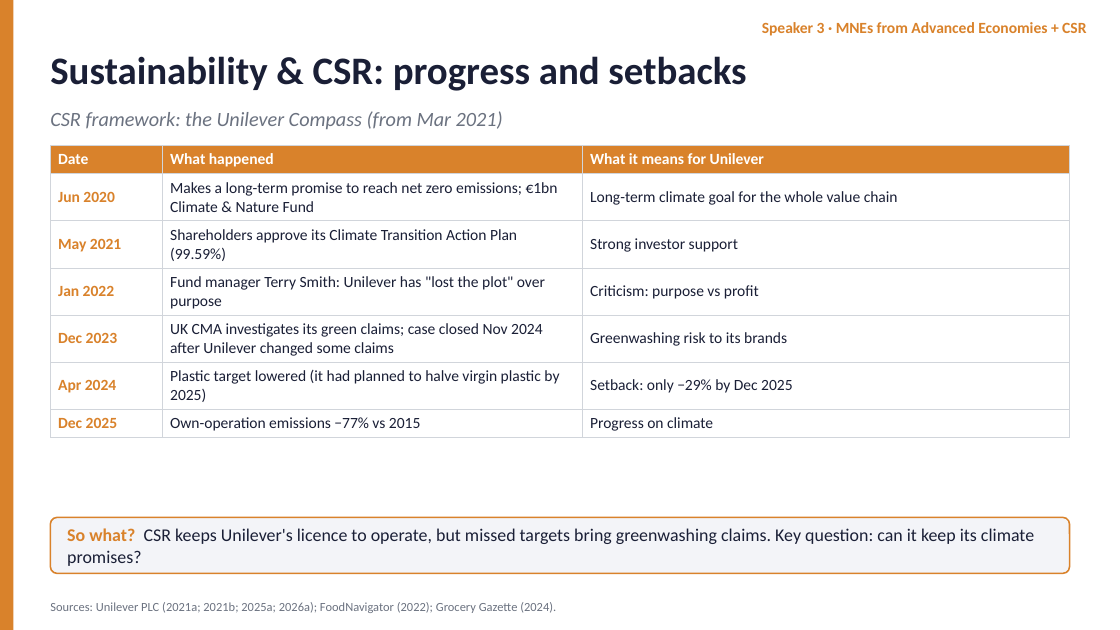
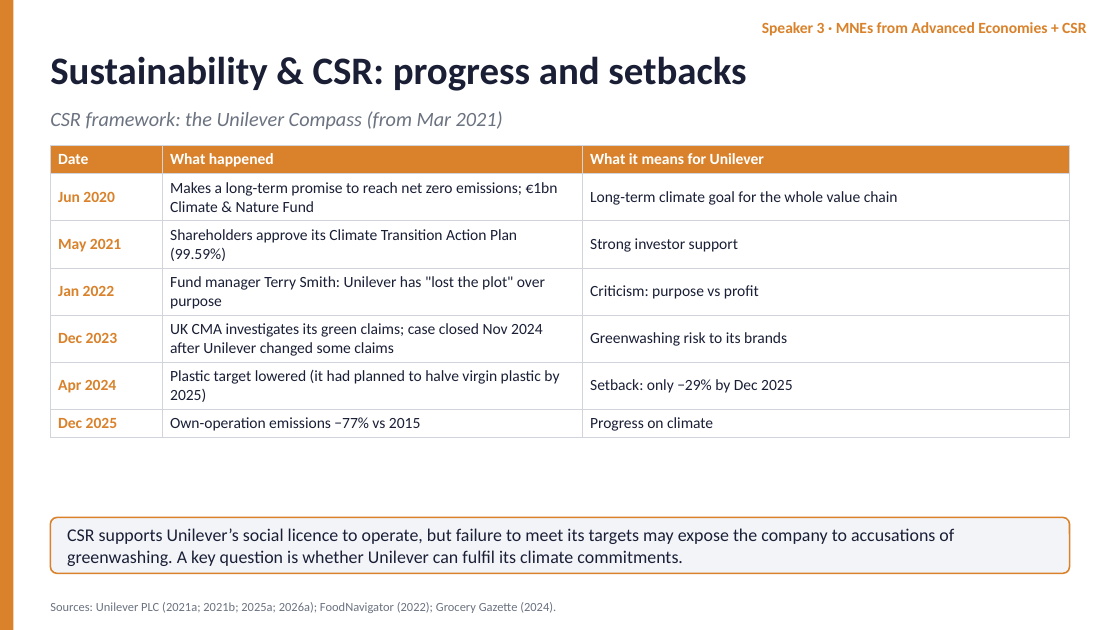
Before and after one commit to dollar3651314/mymba, a slide deck: slide 10 of content/busi1763/files/Unilever_Group_EN.pptx. Drawn at 1120x630 pixels with LibreOffice and Linux fonts; fonts in the diff are those of the drawing. Boxes give left, top, right and bottom in pixels: in the first picture for what was removed or moved away, otherwise in the second. Text is boxed around its words. In the diff, an @@ line names an element or a change of style, - is before the commit and + after.

```diff
--- a/content/busi1763/files/Unilever_Group_EN.pptx
+++ b/content/busi1763/files/Unilever_Group_EN.pptx
@@ text at [67, 528, 954, 566]: text changed @@
-So what? CSR keeps Unilever's licence to operate, but missed targets bring greenwashing claims. Key question: can it keep its climate promises?
+CSR supports Unilever’s social licence to operate, but failure to meet its targets may expose the company to accusations of greenwashing. A key question is whether Unilever can fulfil its climate commitments.
```
Also in this commit, not shown: 7 other slides changed, 2 other files.
